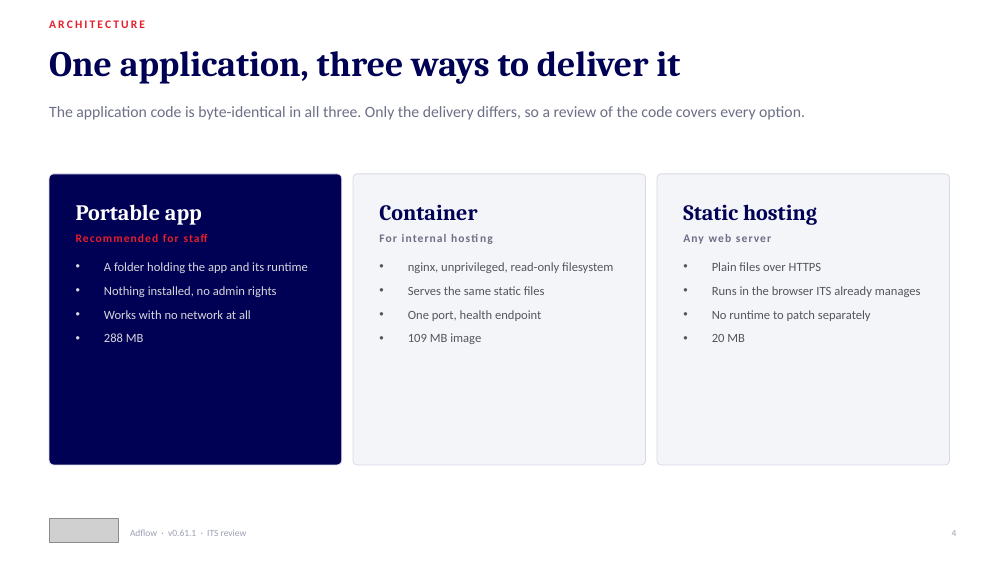
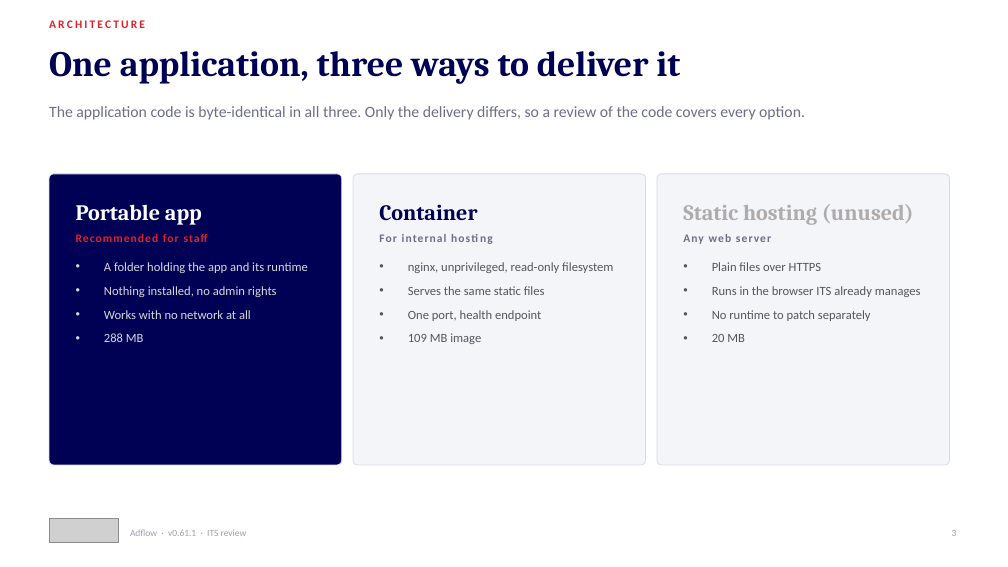
Before and after one commit to westmere7/Adflow_local, a slide deck: slide 3 of Adflow-ITS-Review.pptx (slide 4 before the commit). Drawn at 1008x567 pixels with LibreOffice and Linux fonts; fonts in the diff are those of the drawing; grey boxes stand for pictures. Boxes give left, top, right and bottom in pixels: in the first picture for what was removed or moved away, otherwise in the second. Text is boxed around its words. In the diff, an @@ line names an element or a change of style, - is before the commit and + after.

```diff
--- a/Adflow-ITS-Review.pptx
+++ b/Adflow-ITS-Review.pptx
@@ text at (683,204,914,225): text changed; text colour #000054 to #AFABAB @@
-Static hosting
+Static hosting (unused)
```
Also in this commit, not shown: 6 other slides changed, 1 slide added, 2 slides removed.
